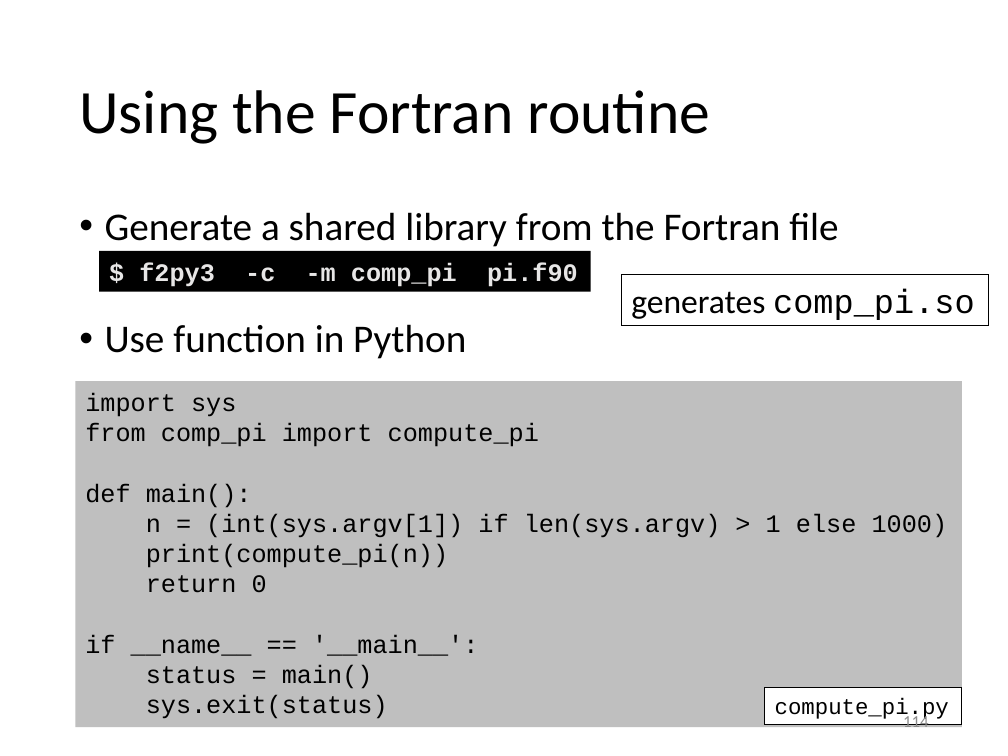
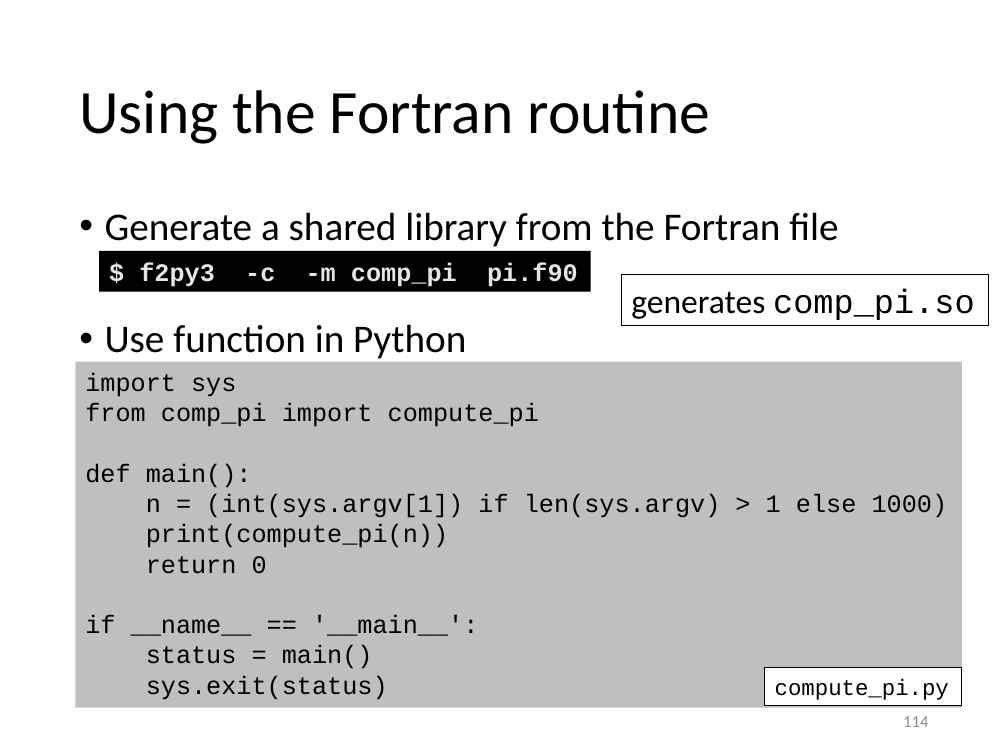
Before and after one commit to gjbex/Python-for-HPC, a slide deck: slide 114 of python_for_hpc.pptx. Drawn at 1008x756 pixels with LibreOffice and Linux fonts; fonts in the diff are those of the drawing. Boxes give left, top, right and bottom in pixels: in the first picture for what was removed or moved away, otherwise in the second. Text is boxed around its words. In the diff, an @@ line names an element or a change of style, - is before the commit and + after.

```diff
--- a/python_for_hpc.pptx
+++ b/python_for_hpc.pptx
@@ rectangle "import sys": place and size @@
-rectangle "import sys" at box(76, 381, 963, 727)
+rectangle "import sys" at box(76, 362, 963, 708)
@@ rectangle "compute_pi.py": place and size @@
-rectangle "compute_pi.py" at box(765, 687, 963, 725)
+rectangle "compute_pi.py" at box(765, 668, 963, 706)
```
Also in this commit, not shown: 6 other slides changed.
